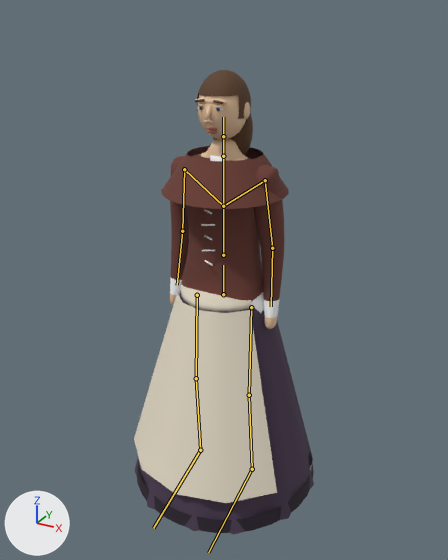
The glTF model reckoning/models/sister.glb as it was, and as the next commit left it.
Rendered twice from a 50 mm camera at (1.095, -1.99, 1.99) aimed at (0.001, -0.001, 0.995). The lights are fixed; the arrows at lower left show +X, +Y and +Z. The older version comes first. The bones that change, and the others that lie on the model, are drawn over the model as lines.

In view in the first picture: 'sister_apron', 'sister_body', 'sister_coat', 'sister_eyes', 'sister_hair', 'sister_linen', 'sister_skin', 'sister_skirt'.
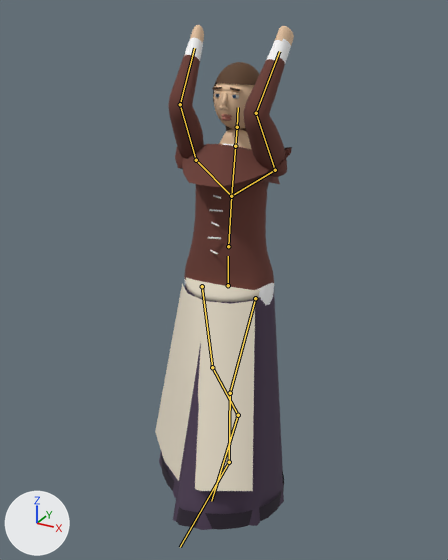
The newer file adds an action. The first version stands in its rest pose; the second is drawn at frame 6 of the action 'Overhead'.

The change in detail:
Bone 'hips' (bone_hips) moves from (0.0, 0.0, 0.0) to (0.0, 0.023, -0.038).
Bone 'spine' (bone_spine) turns from (0, 0, 0) to (-7, 0, 0) degrees about its own x, y and z.
Bone 'chest' (bone_chest) turns from (0, 0, 0) to (-2, 0, 0) degrees about its own x, y and z.
Bone 'neck' (bone_neck) turns from (0, 0, 0) to (3, 0, 0) degrees about its own x, y and z.
Bone 'upper_arm.L' (bone_upper_arm_l) turns from (0, 0, 0) to (-144, 0, 7) degrees about its own x, y and z.
Bone 'forearm.L' (bone_forearm_l) turns from (0, 0, 0) to (-56, 0, 0) degrees about its own x, y and z.
Bone 'upper_arm.R' (bone_upper_arm_r) turns from (0, 0, 0) to (-146, 0, -7) degrees about its own x, y and z.
Bone 'forearm.R' (bone_forearm_r) turns from (0, 0, 0) to (-56, 0, 0) degrees about its own x, y and z.
Bone 'thigh.L' (bone_thigh_l) turns from (0, 0, 0) to (-20, 0, 6) degrees about its own x, y and z.
Bone 'shin.L' (bone_shin_l) turns from (0, 0, 0) to (24, 0, 0) degrees about its own x, y and z.
Bone 'thigh.R' (bone_thigh_r) turns from (0, 0, 0) to (6, 0, -6) degrees about its own x, y and z.
Bone 'shin.R' (bone_shin_r) turns from (0, 0, 0) to (17, 0, 0) degrees about its own x, y and z.

Changed parts and their boxes [x1, y1, x2, y2] in the pictures (448 x 560 px):
'sister_apron', posed: before [134, 285, 277, 503]; after [155, 277, 260, 491]
'sister_body', posed: before [170, 139, 284, 329]; after [169, 25, 294, 306]
'sister_skirt', posed (30% narrower): before [135, 291, 314, 534]; after [159, 285, 284, 530]
'sister_coat', posed: before [161, 146, 289, 209]; after [175, 144, 292, 187]
'sister_skin', posed: before [196, 95, 250, 140]; after [214, 83, 254, 129]
'sister_hair', posed: before [195, 70, 253, 155]; after [212, 62, 259, 132]
'sister_linen', posed: before [201, 155, 224, 266]; after [208, 143, 237, 254]
'sister_eyes', posed: before [198, 106, 223, 112]; after [215, 94, 239, 99]
bone 'hips', root to tip: before (223, 294) to (223, 265); after (228, 285) to (228, 256)
bone 'spine', root to tip: before (223, 255) to (223, 206); after (228, 246) to (231, 196)
bone 'chest', root to tip: before (223, 206) to (223, 156); after (231, 196) to (235, 146)
bone 'neck', root to tip: before (223, 156) to (223, 136); after (235, 146) to (237, 127)
bone 'upper_arm.L', root to tip: before (265, 180) to (272, 248); after (275, 170) to (256, 113)
bone 'forearm.L', root to tip: before (272, 248) to (271, 306); after (256, 113) to (279, 51)
bone 'upper_arm.R', root to tip: before (184, 169) to (182, 231); after (196, 160) to (180, 104)
bone 'forearm.R', root to tip: before (182, 231) to (177, 285); after (180, 104) to (194, 48)
bone 'thigh.L', root to tip: before (251, 307) to (249, 395); after (255, 298) to (230, 393)
bone 'shin.L', root to tip: before (249, 395) to (252, 469); after (230, 393) to (229, 462)
bone 'thigh.R', root to tip: before (197, 295) to (196, 378); after (202, 286) to (212, 367)
bone 'shin.R', root to tip: before (196, 378) to (200, 450); after (212, 367) to (238, 415)
